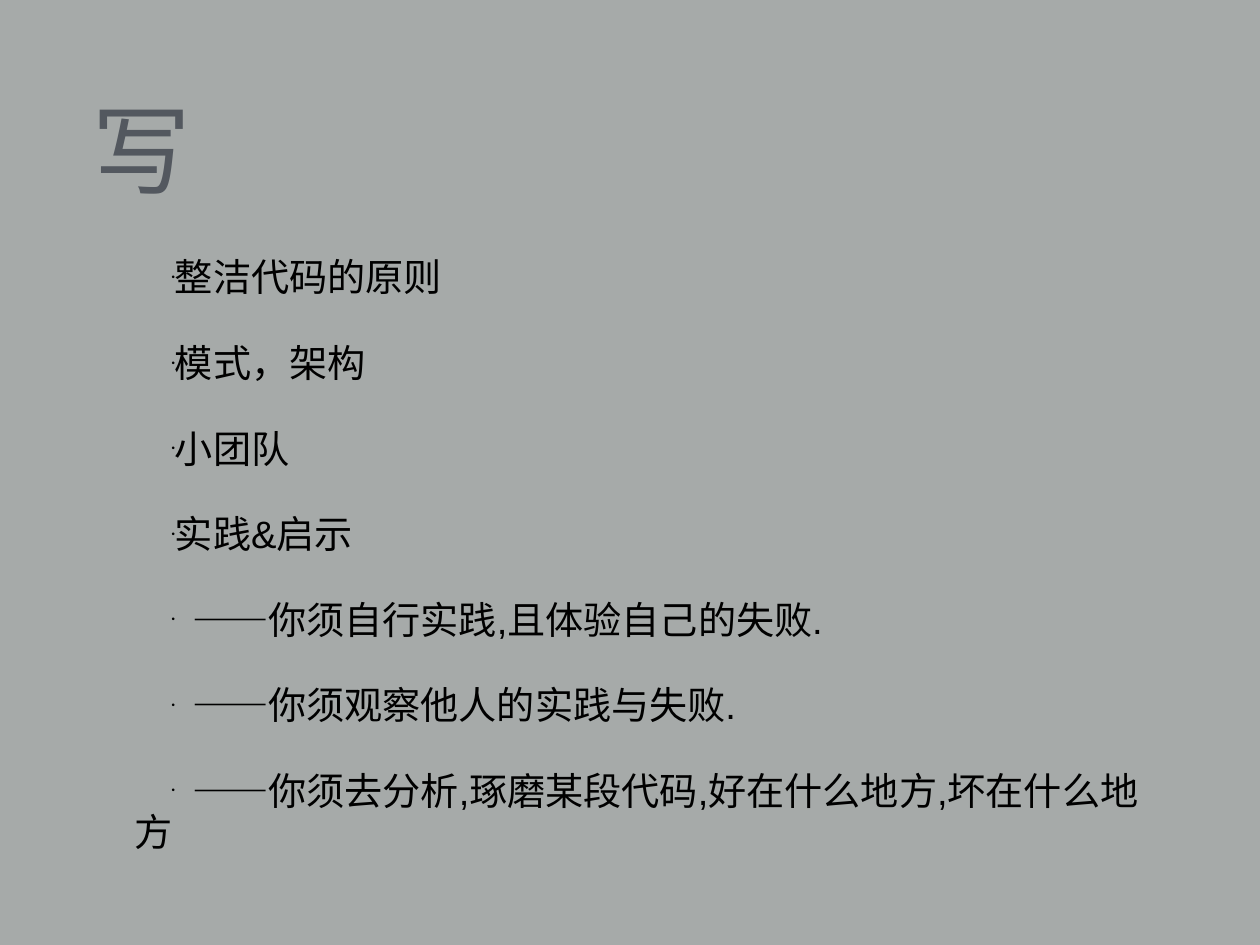
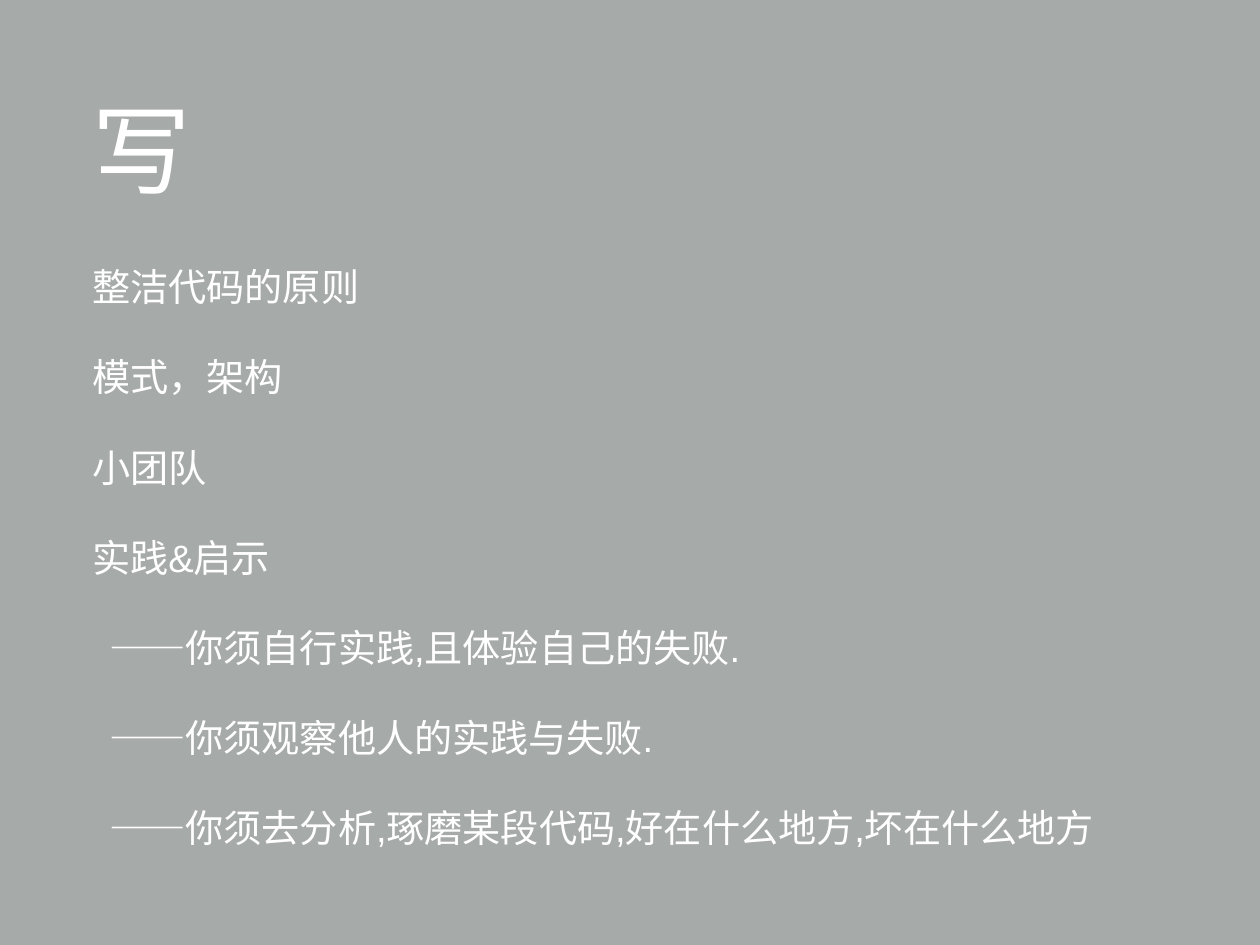
Before and after one commit to universsky/Clean_Code, a slide deck: slide 26 of 整洁的代码与规范_陈光剑2015-8-14.ppt. Drawn at 1260x945 pixels with LibreOffice and Linux fonts; fonts in the diff are those of the drawing. Boxes give left, top, right and bottom in pixels: in the first picture for what was removed or moved away, otherwise in the second. Text is boxed around its words. In the diff, an @@ line names an element or a change of style, - is before the commit and + after.

```diff
--- a/整洁的代码与规范_陈光剑2015-8-14.ppt
+++ b/整洁的代码与规范_陈光剑2015-8-14.ppt
@@ title "写" at [92, 110, 190, 194]: text colour #53585F to #FFFFFF @@
@@ text "整洁代码的原则" at [92, 269, 1093, 847]: text colour #000000 to #FFFFFF; bullet • to none; line spacing 0.9 to 1 @@
```
Also in this commit, not shown: 43 other slides changed, 1 slide added, 1 slide removed, 2 other files.
